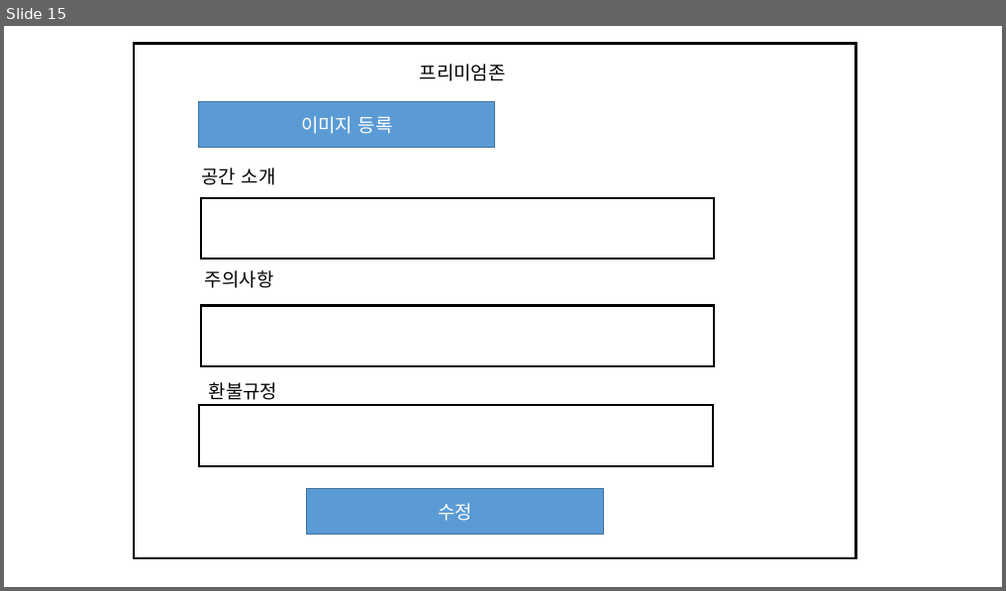
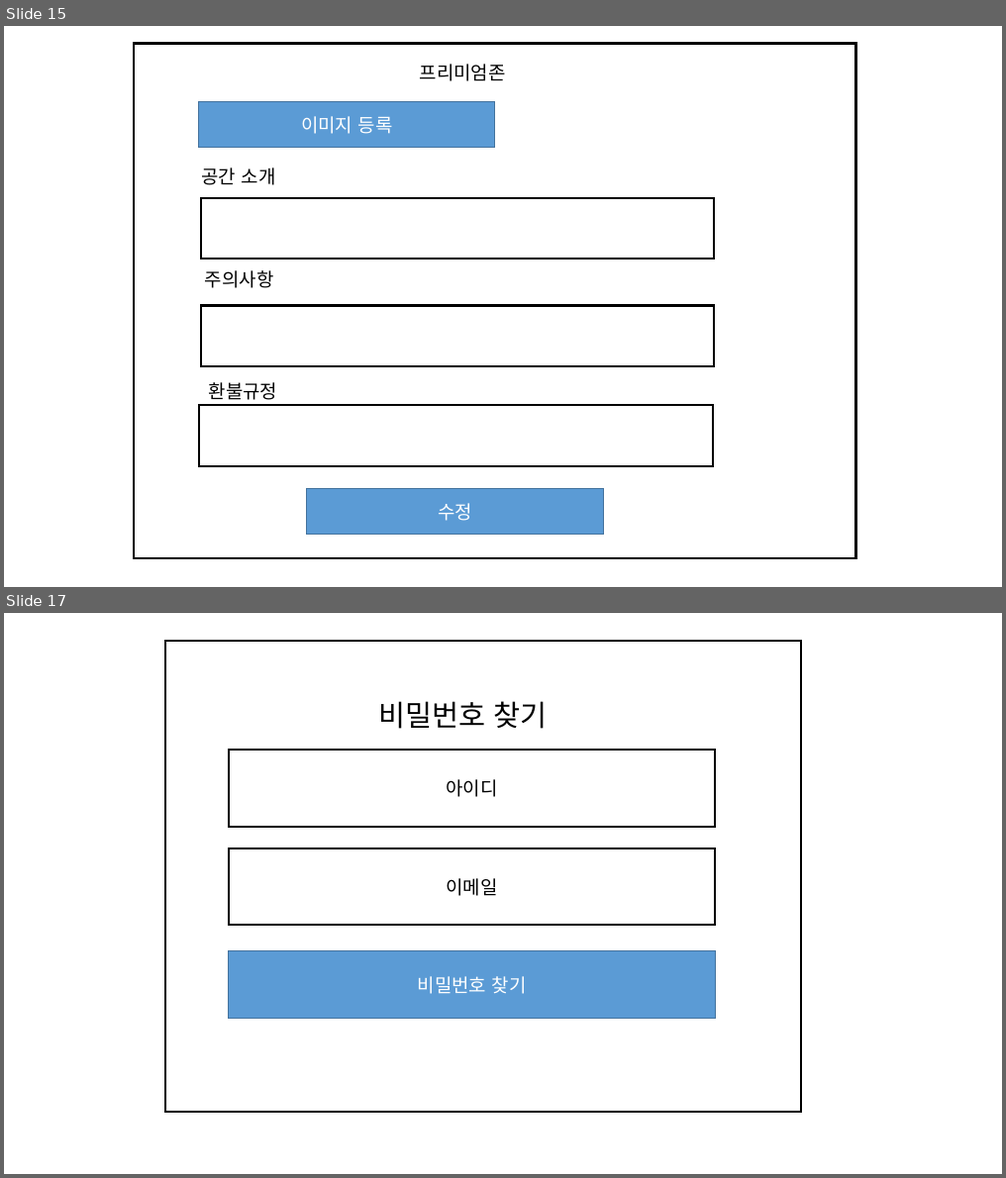
Before and after one commit to ezenteam2/e-Zone, a slide deck: gr2_kkb/기범- 화면설계(Project5).pptx. Shown one above the other, each under a label of ours: slide 15 before the commit, slides 15 and 17 after it; the slides between them are not shown. The pictures are 1006x591 and 1006x1178 pixels, drawn with LibreOffice and Linux fonts; fonts in the diff are those of the drawing. Boxes give left, top, right and bottom in pixels: in the first picture for what was removed or moved away, otherwise in the second. Text is boxed around its words. In the diff, an @@ line names an element or a change of style, - is before the commit and + after.

```diff
--- a/gr2_kkb/기범- 화면설계(Project5).pptx
+++ b/gr2_kkb/기범- 화면설계(Project5).pptx
@@ slide 17 added at (4, 613, 1002, 1174), background #FFFFFF @@
@@ rectangle added at (165, 641, 801, 1112), outline #000000 2 pt @@
@@ text added at (378, 701, 547, 729), 28 pt, text #000000 @@
+비밀번호 찾기
@@ rectangle added at (229, 750, 715, 827), outline #000000 2 pt, 18 pt, text #000000 @@
+아이디
@@ rectangle added at (229, 848, 715, 925), outline #000000 2 pt, 18 pt, text #000000 @@
+이메일
@@ rectangle added at (229, 952, 715, 1019), fill #5B9BD5, outline #43739E 1 pt, 18 pt, text #FFFFFF @@
+비밀번호 찾기
```
Also in this commit, not shown: 2 other slides added, 2 other files.
